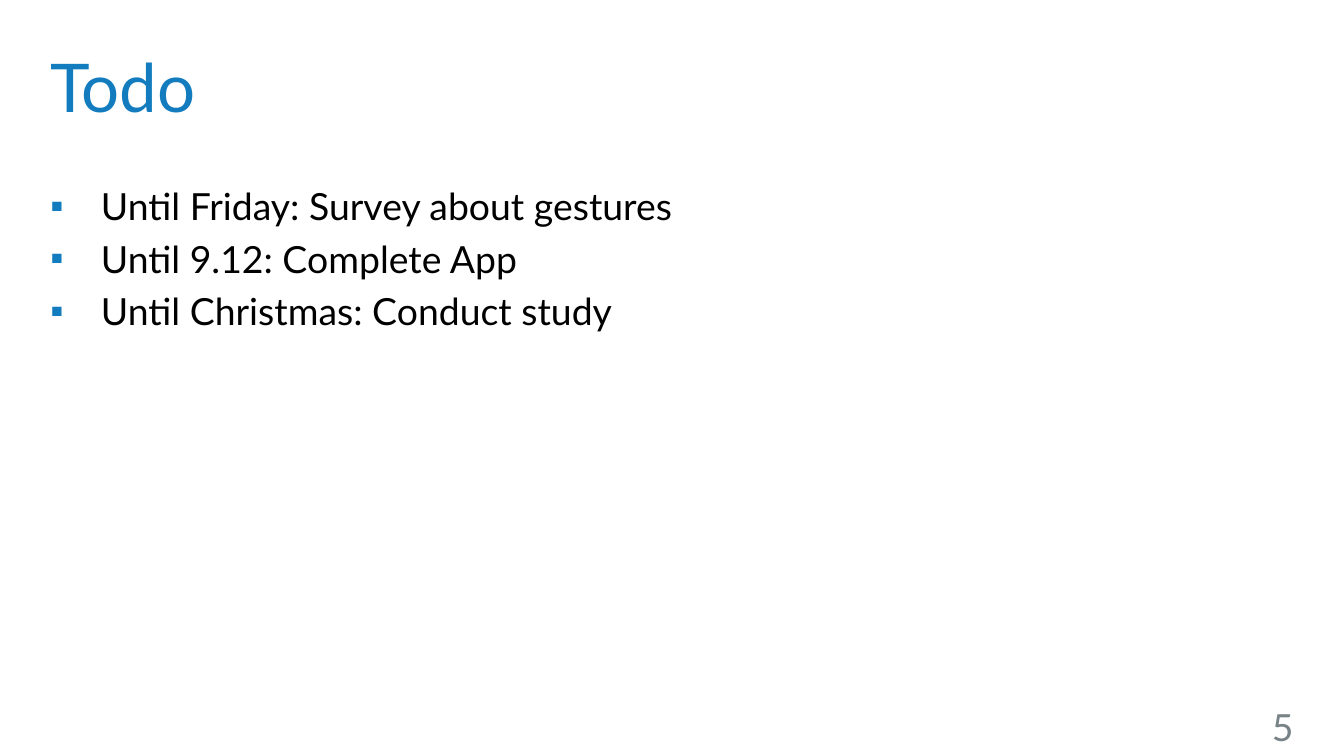
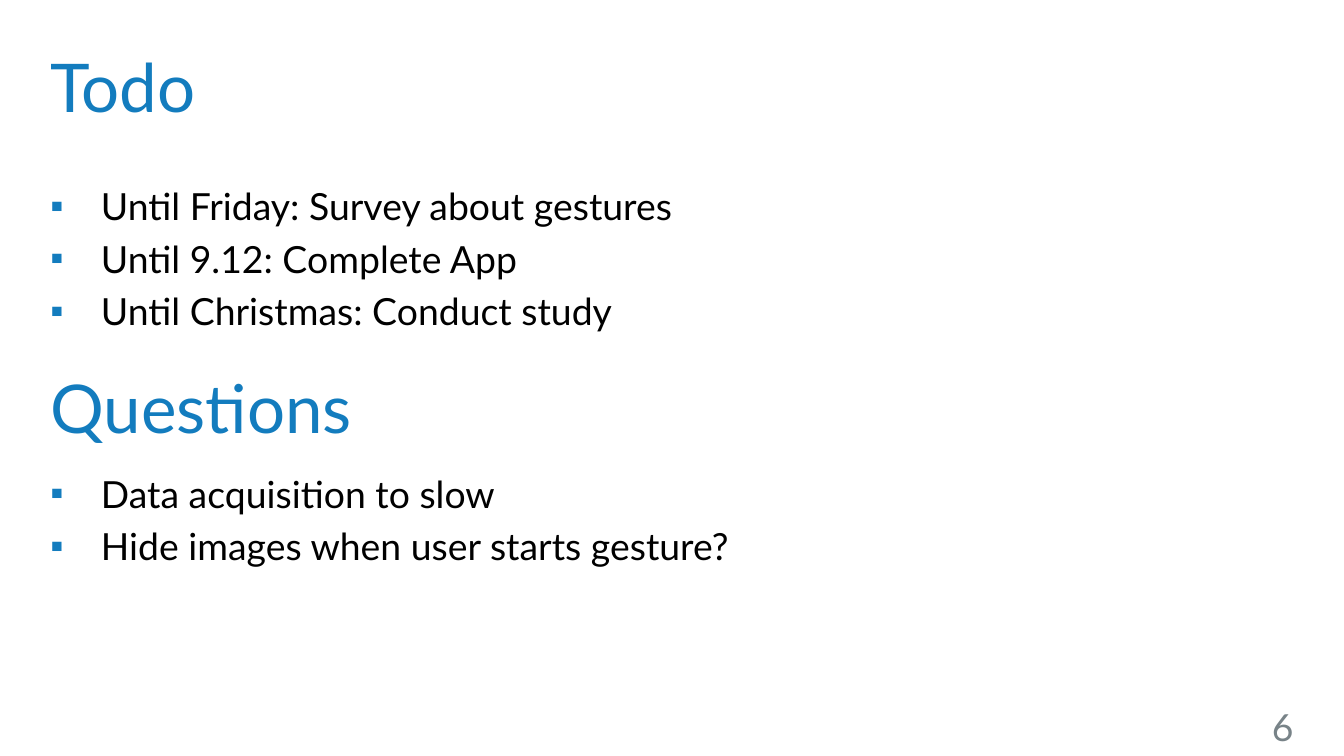
Before and after one commit to robsch94/FaPraKnuckleInput, a slide deck: slide 6 of Presentations/SecondPresentation.pptx (slide 5 before the commit). Drawn at 1344x756 pixels with LibreOffice and Linux fonts; fonts in the diff are those of the drawing; background and template pictures are left out. Boxes give left, top, right and bottom in pixels: in the first picture for what was removed or moved away, otherwise in the second. Text is boxed around its words. In the diff, an @@ line names an element or a change of style, - is before the commit and + after.

```diff
--- a/Presentations/SecondPresentation.pptx
+++ b/Presentations/SecondPresentation.pptx
@@ text added at (50,383,351,443), 36 pt, text #137CBE @@
+Questions
@@ text added at (101,480,729,567), 20 pt, text #000000 @@
+▪ Data acquisition to slow
+▪ Hide images when user starts gesture?
@@ page number at (1272,714,1294,741): text changed @@
-5
+6
```
Also in this commit, not shown: 3 other slides changed, 1 slide added, 3 other files.
